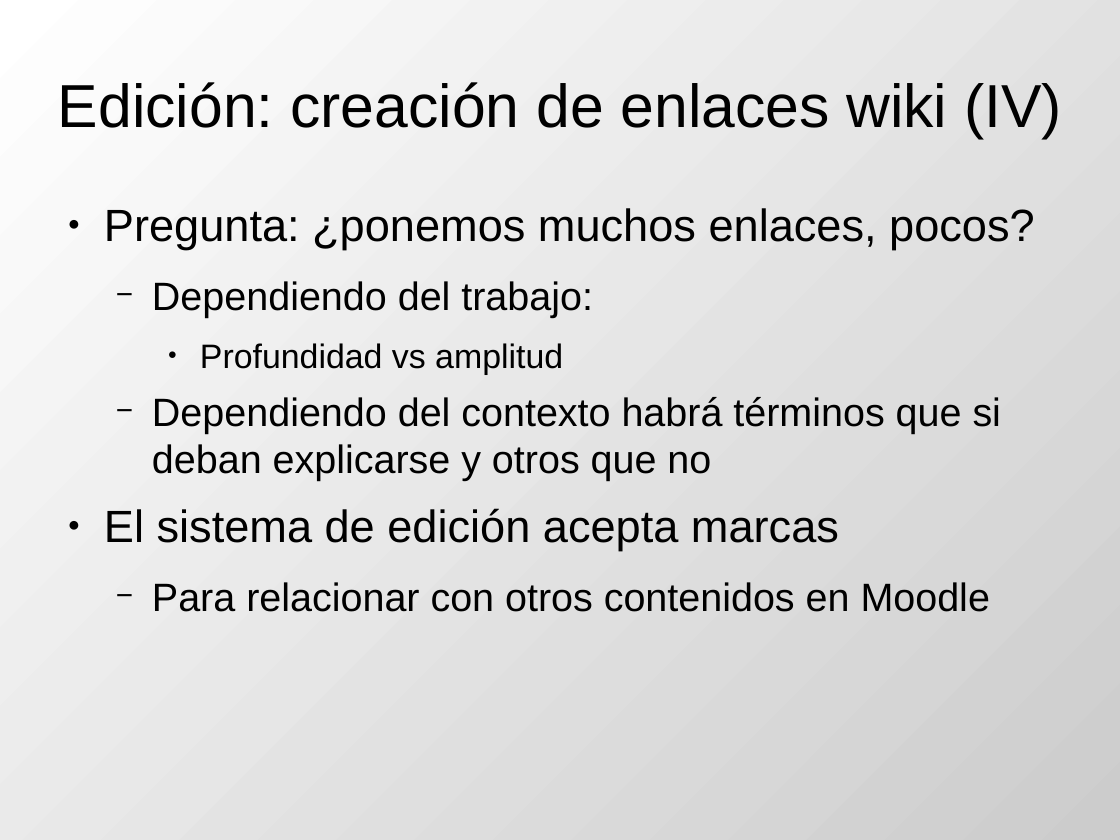
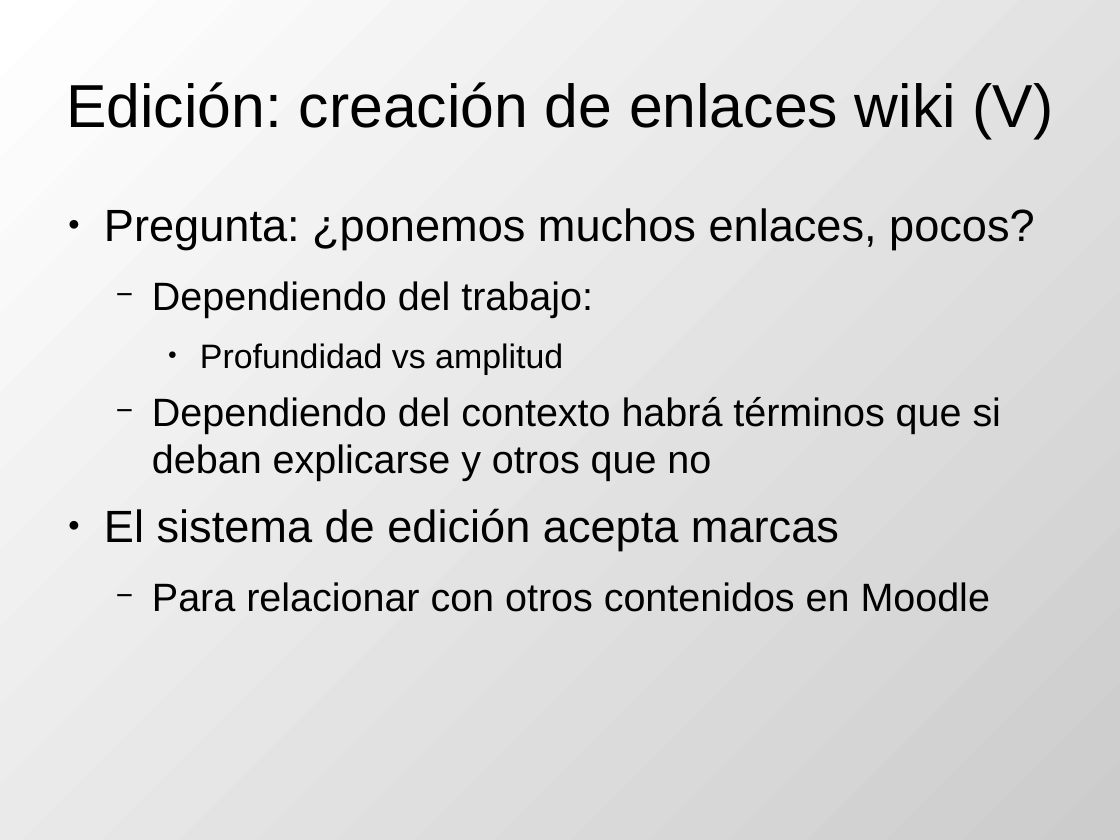
Before and after one commit to DrPantera/wikis4education, a slide deck: slide 15 of uca-2013_07/tema-3-WikisEnMoodle.odp (slide 14 before the commit). Drawn at 1120x840 pixels with LibreOffice and Linux fonts; fonts in the diff are those of the drawing. Boxes give left, top, right and bottom in pixels: in the first picture for what was removed or moved away, otherwise in the second. Text is boxed around its words. In the diff, an @@ line names an element or a change of style, - is before the commit and + after.

```diff
--- a/uca-2013_07/tema-3-WikisEnMoodle.odp
+++ b/uca-2013_07/tema-3-WikisEnMoodle.odp
@@ title at box(66, 82, 1054, 139): text changed @@
-Edición: creación de enlaces wiki (IV)
+Edición: creación de enlaces wiki (V)
```
Also in this commit, not shown: 1 slide added, 2 other files.
